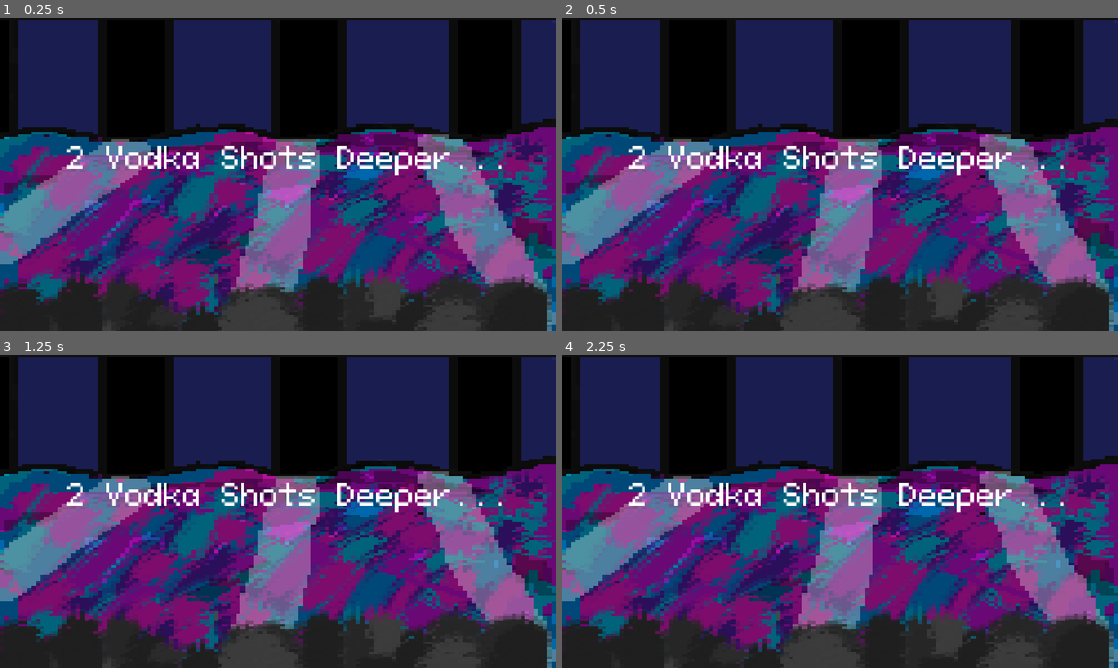
Above: before the commit, frames 1-4 (two rows, left to right).
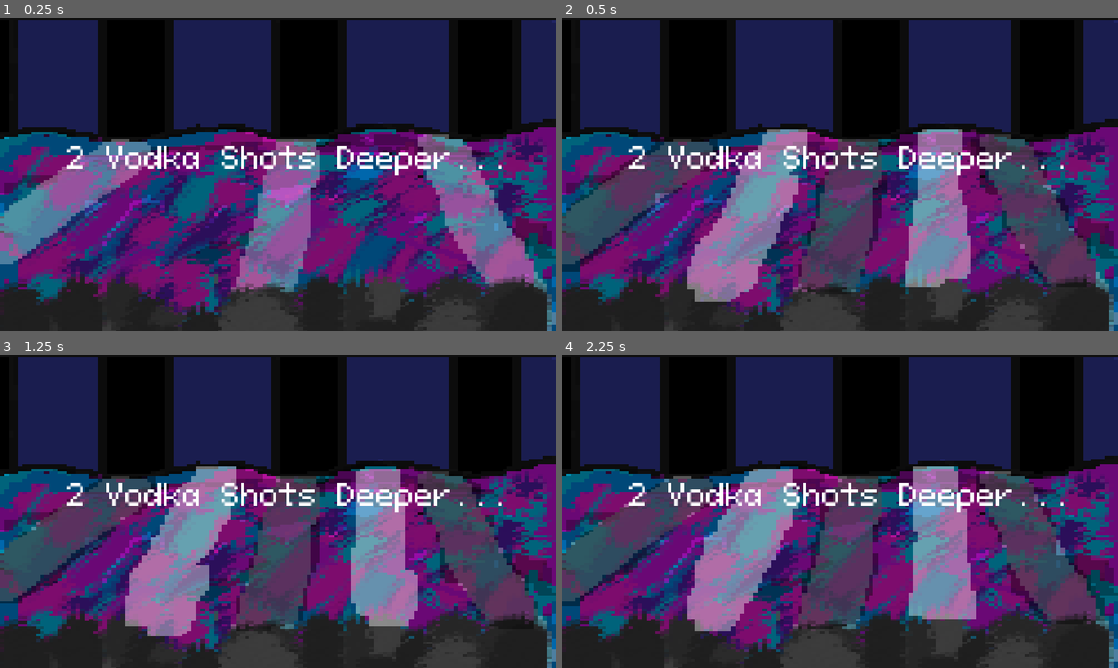
Above: after the commit, the same moments.

Repository: jyatch/bouncer-game
Game: Godot game, scene res://Scenes/InDaClub.tscn
Two runs of this game, one before a commit and one after it. Both use one fixed random seed, a clock stepped at 60 frames per second and the inputs below. This scene is started directly instead of the project's main scene.
Inputs (mouse positions are in pixels of both pictures, inside the frame that each line leads up to):
- Up to frame 1 (0.25 s): no input
- Up to frame 2 (0.5 s): no input
- Up to frame 3 (1.25 s): tap Enter at 0.5 s; move the mouse to (400, 495) at 0.52 s; hold D from 0.53 s (still down); tap Z at 0.6 s; click (400, 495) at 0.67 s; tap Space at 0.77 s
- Up to frame 4 (2.25 s): release D at 1.25 s; drag from (728, 527) to (812, 574) at 1.27 s; tap Space at 2 s; move the mouse to (895, 442) at 2.02 s; hold D from 2.03 s (still down); tap K at 2.1 s

Frame 1 is identical in both runs. In frame 2, 26% of the frame differs, in the area x 0-96%, y 35-91%; in frame 3, 26%, in the area x 0-97%, y 35-90%; in frame 4, 25%.

Commit message:
in da club scene

Diff:
--- a/Scripts/in_da_club.gd
+++ b/Scripts/in_da_club.gd
@@ -1,11 +1,7 @@
 extends Node2D
 
+@onready var Club = $Club
 
 # Called when the node enters the scene tree for the first time.
 func _ready() -> void:
-	pass # Replace with function body.
-
-
-# Called every frame. 'delta' is the elapsed time since the previous frame.
-func _process(delta: float) -> void:
-	pass
+	Club.play()
